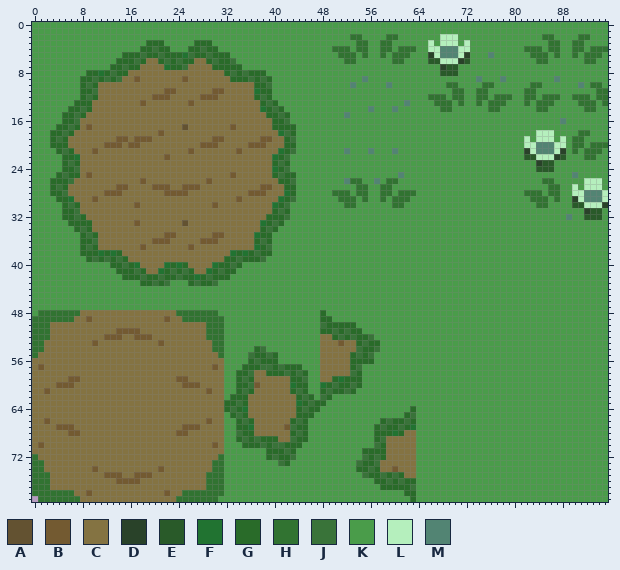
Sprite sheet: projects/cora/images/tileset.png. The first picture shows the starting point.
The file is 96x80 pixels. Colours within 5 levels of each other are drawn and written as one.
Palette (. is transparent): A #635231  B #735a31  C #847342  D #294229  E #295a29  F #217331  G #296b29  H #317331  J #397339  K #4a9c4a  L #b5efbd  M #528473
Pixels before (only the part around the change), first column x 53:
39 KKKKKKKKKKKKKKKKKKKKKKKKKKKKKKKKKKKKKKKKKKK
40 KKKKKKKKKKKKKKKKKKKKKKKKKKKKKKKKKKKKKKKKKKK
41 KKKKKKKKKKKKKKKKKKKKKKKKKKKKKKKKKKKKKKKKKKK
42 KKKKKKKKKKKKKKKKKKKKKKKKKKKKKKKKKKKKKKKKKKK
43 KKKKKKKKKKKKKKKKKKKKKKKKKKKKKKKKKKKKKKKKKKK
44 KKKKKKKKKKKKKKKKKKKKKKKKKKKKKKKKKKKKKKKKKKK
45 KKKKKKKKKKKKKKKKKKKKKKKKKKKKKKKKKKKKKKKKKKK
46 KKKKKKKKKKKKKKKKKKKKKKKKKKKKKKKKKKKKKKKKKKK
47 KKKKKKKKKKKKKKKKKKKKKKKKKKKKKKKKKKKKKKKKKKK
48 KKKKKKKKKKKKKKKKKKKKKKKKKKKKKKKKKKKKKKKKKKK
49 KKKKKKKKKKKKKKKKKKKKKKKKKKKKKKKKKKKKKKKKKKK
50 GKKKKKKKKKKKKKKKKKKKKKKKKKKKKKKKKKKKKKKKKKK
51 GGKKKKKKKKKKKKKKKKKKKKKKKKKKKKKKKKKKKKKKKKK
52 JGGJKKKKKKKKKKKKKKKKKKKKKKKKKKKKKKKKKKKKKKK
53 CGJGGKKKKKKKKKKKKKKKKKKKKKKKKKKKKKKKKKKKKKK
54 CJGGJKKKKKKKKKKKKKKKKKKKKKKKKKKKKKKKKKKKKKK
55 GJGJKKKKKKKKKKKKKKKKKKKKKKKKKKKKKKKKKKKKKKK
56 GGGGKKKKKKKKKKKKKKKKKKKKKKKKKKKKKKKKKKKKKKK
57 GJKKKKKKKKKKKKKKKKKKKKKKKKKKKKKKKKKKKKKKKKK
58 JGKKKKKKKKKKKKKKKKKKKKKKKKKKKKKKKKKKKKKKKKK
59 GGKKKKKKKKKKKKKKKKKKKKKKKKKKKKKKKKKKKKKKKKK
60 JGKKKKKKKKKKKKKKKKKKKKKKKKKKKKKKKKKKKKKKKKK
61 GKKKKKKKKKKKKKKKKKKKKKKKKKKKKKKKKKKKKKKKKKK
62 KKKKKKKKKKKKKKKKKKKKKKKKKKKKKKKKKKKKKKKKKKK
63 KKKKKKKKKKKKKKKKKKKKKKKKKKKKKKKKKKKKKKKKKKK
64 KKKKKKKKKKGKKKKKKKKKKKKKKKKKKKKKKKKKKKKKKKK
65 KKKKKKKKKGJKKKKKKKKKKKKKKKKKKKKKKKKKKKKKKKK
66 KKKKKGJGGJGKKKKKKKKKKKKKKKKKKKKKKKKKKKKKKKK
67 KKKKGJGGJGFKKKKKKKKKKKKKKKKKKKKKKKKKKKKKKKK
68 KKKKGGGFGCCKKKKKKKKKKKKKKKKKKKKKKKKKKKKKKKK
69 KKKKGJCCCCCKKKKKKKKKKKKKKKKKKKKKKKKKKKKKKKK
70 KKKKJGCCCCCKKKKKKKKKKKKKKKKKKKKKKKKKKKKKKKK
71 KKGGGGCCCCCKKKKKKKKKKKKKKKKKKKKKKKKKKKKKKKK
72 KKJGJGCCCCCKKKKKKKKKKKKKKKKKKKKKKKKKKKKKKKK
73 KJGGJCCCCCCKKKKKKKKKKKKKKKKKKKKKKKKKKKKKKKK
74 KGGJGCCBCCCKKKKKKKKKKKKKKKKKKKKKKKKKKKKKKKK
75 KKJGGJGJGCCKKKKKKKKKKKKKKKKKKKKKKKKKKKKKKKK
76 KKKKGGJGJGGKKKKKKKKKKKKKKKKKKKKKKKKKKKKKKKK
77 KKKKKGGGGGJKKKKKKKKKKKKKKKKKKKKKKKKKKKKKKKK
78 KKKKKKKKKGGKKKKKKKKKKKKKKKKKKKKKKKKKKKKKKKK
79 KKKKKKKKKKGKKKKKKKKKKKKKKKKKKKKKKKKKKKKKKKK
Now the later version:
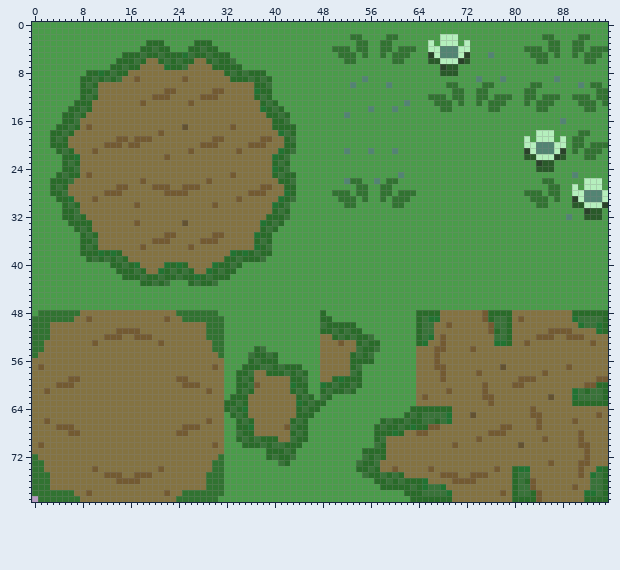
Edits made:
Changed rows in their new state; - is an unchanged pixel.
first column x 64:
48 GGGGCCCCCCCBGGGGCCCCCCCCCCGGGGGG
49 GJFFCCCCCCCBGJJGCBCCCCCCCCFJJJJG
50 GJJCCBCCCCCCBJJGCCCCCCCCCCCFJJFG
51 GJJCCCCCCCCCBGJGCCCCCCBBBBCCCCFG
52 GJFCBCCCCCCCCJJGCCCCBBBCCBBBCCCC
53 GFCCBCCCCCCCCFFGCCBCCCCCCCCCCBCC
54 CCCBBCCCCBCCCCCCCCCCCCCCCCCCCCCC
55 CCCBCCCCCCCCCCCCCCCCCCCCCCCCCCCC
56 CCCBCCCCCCCCCCCCCCCCCCCCCCCCCCCC
57 CCCBBCCCCCCCCCACCCCCCCCCCBCCCCCC
58 CCCCBCCCCCBCCCCCCCCCCBCCCCCCCCCC
59 CCCCBCCCCCCCCCCCCBBBCCCCCCCCCCBB
60 CCCCCCCCCCCBCCCCBBCCCCCCCCCCBBGG
61 CCCCCBCCCCCBCCCCCCCCCCCCCCFJGJJG
62 CBCCCCCCCCCBBCCCCCCCCCACCCFJJJJG
63 CCCCCCCCCCCCBCCCCCCCCCCCCCGGGGGG
64 GGGGGGCCCCCCCCCCCCCBCCCCCCCCCCCC
65 GJJJJFCCCACCCCCCCCCBBCCCCCCCCCBC
66 GJJGJFCCCCCCCCCCCCCCBCCCCCBCCCCC
67 GGBBCCCCCCCCCCBBCCCCBCCCCCCCCCCC
68 BBCCCCCCCCCCBBBCCCCCCCCCCCCBCCCC
69 CCCCCCCCCCBCCCCCCCCCCBCCCCCBCCCC
70 CCCCCCBCCCCCCCCCCACCCCCCCCCBBCCC
71 CCCCCCCCCCCCCCCCCCCCCCCCCCCCBCCC
72 CCCCCCCCCCCCCCCCCCCCCCCCCCCCBCCC
73 CCCCCCCCCCCCCCCCCCCCCCBCCCCBBCCC
74 CCBCCCCCCCCCCBCCGFFCCCCCCCCBCCFG
75 CCCCBBBCCBBBCCCCGJJCCCCCCCCBCFJG
76 GFCCCCBBBBCCCCCCGJGBCCCCCCCCCJJG
77 GFJJFCCCCCCCCCCCGJJBCCCCCCBCCJJG
78 GJJJJFCCCCCCCCBCGJJGBCCCCCCCFFJG
79 GGGGGGCCCCCCCCCCGGGGBCCCCCCCGGGG
